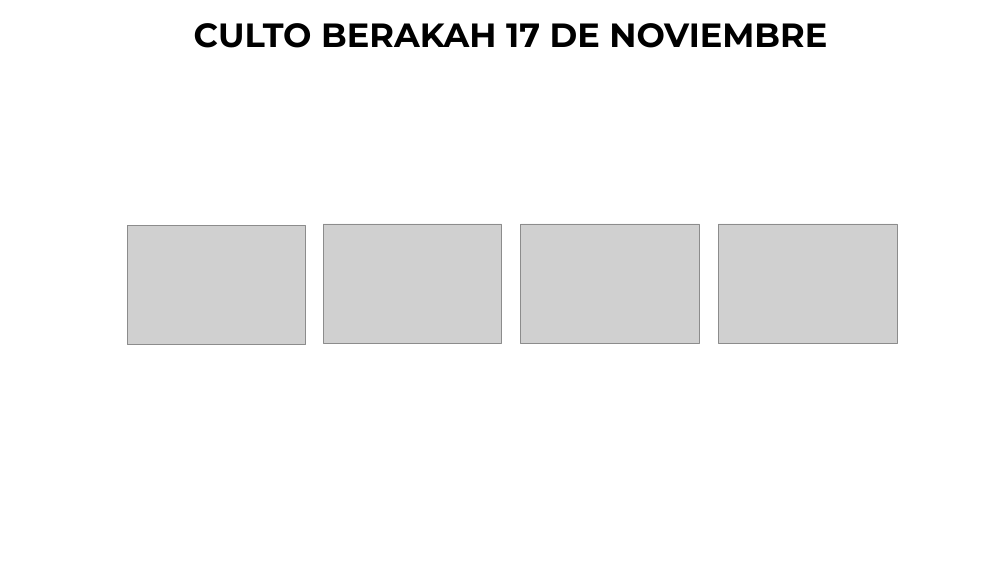
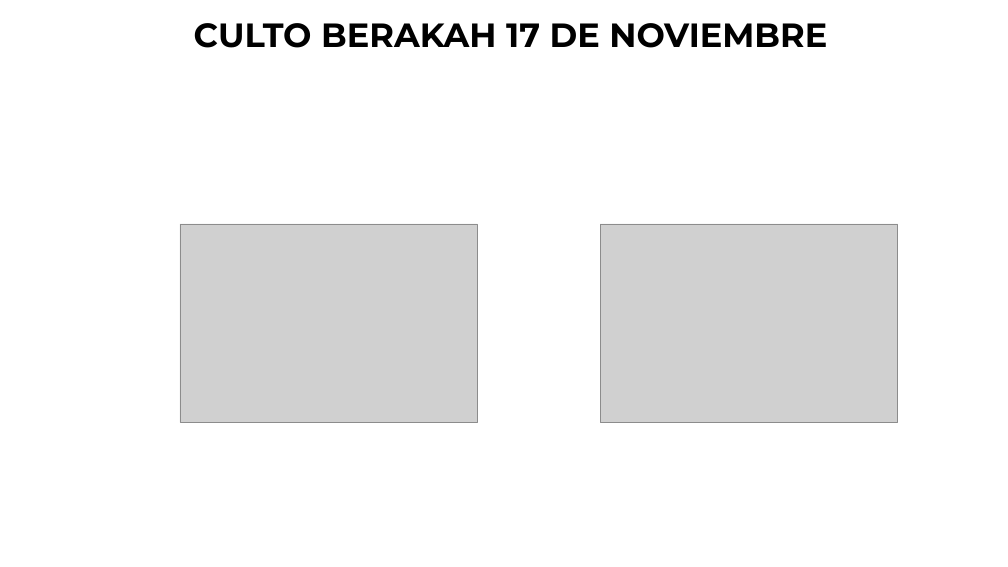
Before and after one commit to JCVLionHearth/datasciencecoursera, a slide deck: slide 2 of INVITADOS BERAKAH 17 NOVIEMBRE.pptx. Drawn at 1008x567 pixels with LibreOffice and Linux fonts; fonts in the diff are those of the drawing; grey boxes stand for pictures; background and template pictures are left out. Boxes give left, top, right and bottom in pixels: in the first picture for what was removed or moved away, otherwise in the second. Text is boxed around its words. In the diff, an @@ line names an element or a change of style, - is before the commit and + after.

```diff
--- a/INVITADOS BERAKAH 17 NOVIEMBRE.pptx
+++ b/INVITADOS BERAKAH 17 NOVIEMBRE.pptx
@@ picture: place and size @@
-picture at <box>127,226,306,345</box>
+picture at <box>180,224,478,422</box>
@@ picture removed at <box>324,224,502,343</box> @@
@@ picture removed at <box>521,224,699,343</box> @@
@@ picture added at <box>600,224,898,422</box> @@
@@ picture removed at <box>718,224,897,343</box> @@
```
Also in this commit, not shown: 1 other slide changed, 2 slides removed.
